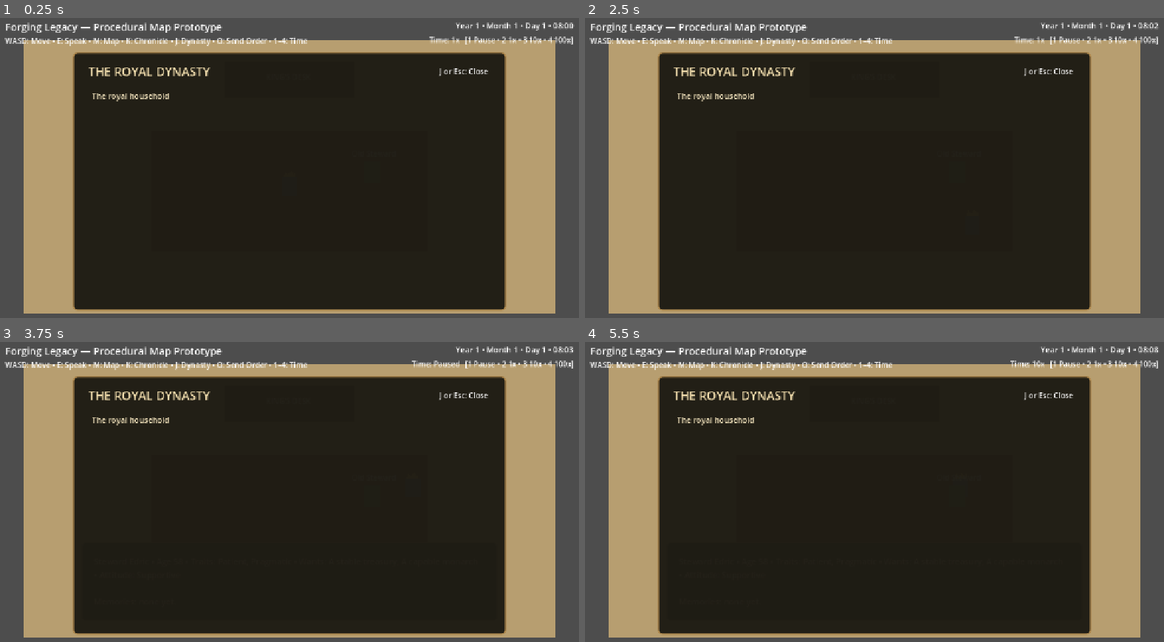
Above: before the commit, frames 1-4 (two rows, left to right).
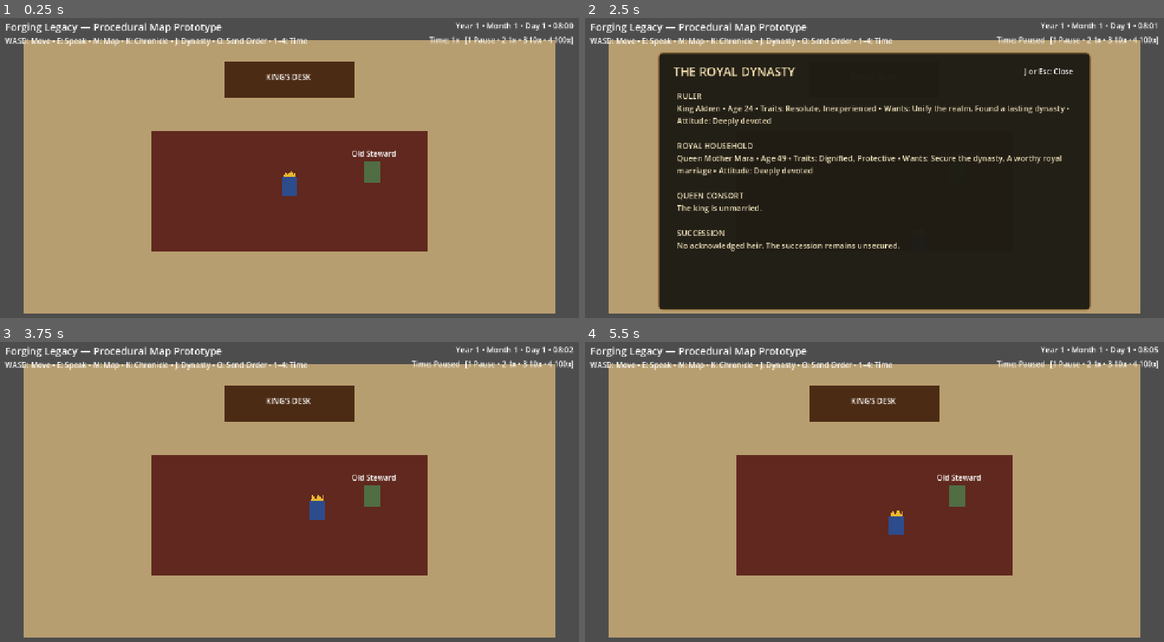
Above: after the commit, the same moments.

Repository: thomasmcanerney-gif/forging-legacy-game
Game: Godot game, scene res://scenes/main.tscn
Same seed, same stepped clock (60 frames per second), same inputs: the game is played once before the commit and once after it.
Inputs (mouse positions are in pixels of both pictures, inside the frame that each line leads up to):
- Up to frame 1 (0.25 s): no input
- Up to frame 2 (2.5 s): tap Enter at 0.5 s; move the mouse to (1001, 159) at 0.52 s; hold D (move_right) 0.53-1.28 s; tap E (interact) at 0.6, 1.25, 1.55, 2.1 s; click (1001, 159) at 0.67 s; tap J at 0.8, 1.35, 2.3 s; move the mouse to (758, 192) at 1.27 s; hold S (move_down) 1.28-2.03 s; move the mouse to (932, 105) at 2.02 s; hold D (move_right) from 2.03 s (still down)
- Up to frame 3 (3.75 s): tap Enter at 2.75 s; move the mouse to (260, 567) at 2.77 s; release D (move_right) at 2.78 s; hold W (move_up) 2.78-3.53 s; tap J at 2.85 s; click (260, 567) at 2.92 s; tap E (interact) at 3.05, 3.5 s; move the mouse to (468, 552) at 3.52 s; hold A (move_left) from 3.53 s (still down); tap 1 at 3.6 s
- Up to frame 4 (5.5 s): tap J at 3.8, 5.3 s; tap Enter at 4.25 s; move the mouse to (695, 450) at 4.27 s; tap 2 at 4.35 s; tap E (interact) at 4.55, 5 s; move the mouse to (903, 501) at 5.02 s; release A (move_left) at 5.03 s; hold S (move_down) from 5.03 s (still down); tap 3 at 5.1 s; click (903, 501) at 5.17 s

The runs differ from the first frame. In frame 1, 64% of the frame differs, in the area x 12-88%, y 11-98%; in frame 2, 3.4%; in frame 3, 64%; in frame 4, 64%, in the area x 12-99%, y 1-98%.

Commit message:
Add marriage council and interactive dynasty screen

Diff:
--- a/scripts/main.gd
+++ b/scripts/main.gd
@@ -19,11 +19,15 @@
 @onready var messenger_marker: Polygon2D = $UI/MapPanel/ProceduralMap/Messenger
 @onready var chronicle_panel: Panel = $UI/ChroniclePanel
 @onready var chronicle_text: RichTextLabel = $UI/ChroniclePanel/ChronicleText
+@onready var dynasty_panel: Panel = $UI/DynastyPanel
+@onready var dynasty_text: Label = $UI/DynastyPanel/DynastyText
+@onready var dynasty_help: Label = $UI/DynastyPanel/DynastyHelp
 
 var diplomacy_system: DiplomacySystem = DiplomacySystem.new()
 var foreign_event_system: ForeignEventSystem = ForeignEventSystem.new()
 var regional_decision_system: RegionalDecisionSystem = RegionalDecisionSystem.new()
 var chronicle: Chronicle = Chronicle.new()
+var dynasty_system: DynastySystem = DynastySystem.new()
 var dialogue_open: bool = false
 var map_open: bool = false
 var world_view: bool = false
@@ -31,15 +35,19 @@
 var selected_kingdom_id: String = "player"
 var chronicle_open: bool = false
 var speed_before_chronicle: float = 1.0
+var dynasty_open: bool = false
+var speed_before_dynasty: float = 1.0
 
 func _ready() -> void:
 	add_child(diplomacy_system)
 	add_child(foreign_event_system)
 	add_child(regional_decision_system)
+	add_child(dynasty_system)
 	dialogue_panel.visible = false
 	prompt.visible = false
 	map_panel.visible = false
 	chronicle_panel.visible = false
+	dynasty_panel.visible = false
 	messenger_marker.visible = false
 	procedural_map.setup(kingdom_state)
 	procedural_map.region_clicked.connect(_select_region_by_id)
@@ -59,6 +67,7 @@
 	foreign_event_system.event_resolved.connect(_on_foreign_event_resolved)
 	regional_decision_system.crisis_arrived.connect(_on_regional_crisis_arrived)
 	regional_decision_system.decision_requested.connect(_on_regional_decision_requested)
+	dynasty_system.marriage_council_called.connect(_on_marriage_council_called)
 	_on_time_changed(game_time.get_display_text())
 	_on_speed_changed(game_time.get_speed_name())
 	_update_map_mode_text()
@@ -69,13 +78,14 @@
 	messenger_system.advance(delta, game_time.speed_multiplier)
 	foreign_event_system.advance(delta, game_time.speed_multiplier)
 	regional_decision_system.advance(delta, game_time.speed_multiplier)
+	dynasty_system.advance(delta, game_time.speed_multiplier)
 	if diplomacy_system.active:
 		var diplomatic_target: WorldKingdomData = kingdom_state.get_world_kingdom(diplomacy_system.target_id)
 		var diplomatic_ruler: CharacterData = kingdom_state.get_ruler_for_kingdom(diplomacy_system.target_id)
 		diplomacy_system.advance(delta, game_time.speed_multiplier, diplomatic_target, diplomatic_ruler)
 	var close_enough: bool = player.global_position.distance_to(advisor.global_position) < 90.0
-	prompt.visible = close_enough and not dialogue_open and not map_open and not chronicle_open
-	if close_enough and Input.is_action_just_pressed("interact") and not map_open and not chronicle_open:
+	prompt.visible = close_enough and not dialogue_open and not map_open and not chronicle_open and not dynasty_open
+	if close_enough and Input.is_action_just_pressed("interact") and not map_open and not chronicle_open and not dynasty_open:
 		_set_dialogue_open(not dialogue_open)
 		if dialogue_open:
 			var steward: CharacterData = kingdom_state.get_character("steward")
@@ -93,6 +103,11 @@
 			KEY_4: game_time.set_speed(100.0)
 			KEY_M: _toggle_map()
 			KEY_K: _toggle_chronicle()
+			KEY_J: _toggle_dynasty()
+			KEY_E:
+				if dynasty_system.is_waiting_for_marriage(): _choose_spouse("elara")
+			KEY_S:
+				if dynasty_system.is_waiting_for_marriage(): _choose_spouse("sabine")
 			KEY_V:
 				if map_open: _toggle_world_view()
 			KEY_T:
@@ -115,10 +130,59 @@
 			KEY_P:
 				if regional_decision_system.is_waiting_for_decision(): _choose_regional_response("pardon")
 			KEY_ESCAPE:
-				if chronicle_open: _set_chronicle_open(false)
+				if dynasty_open and not dynasty_system.is_waiting_for_marriage(): _set_dynasty_open(false)
+				elif chronicle_open: _set_chronicle_open(false)
 				elif map_open and not foreign_event_system.is_waiting_for_decision() and not regional_decision_system.is_waiting_for_decision(): _set_map_open(false)
 
+func _toggle_dynasty() -> void:
+	if foreign_event_system.is_waiting_for_decision() or regional_decision_system.is_waiting_for_decision() or dynasty_system.is_waiting_for_marriage():
+		return
+	_set_dynasty_open(not dynasty_open)
+
+func _set_dynasty_open(open: bool) -> void:
+	dynasty_open = open
+	dynasty_panel.visible = open
+	if open:
+		if map_open: _set_map_open(false)
+		if dialogue_open: _set_dialogue_open(false)
+		if chronicle_open: _set_chronicle_open(false)
+		speed_before_dynasty = game_time.speed_multiplier
+		game_time.set_speed(0.0)
+		_refresh_dynasty_text()
+	else:
+		game_time.set_speed(speed_before_dynasty)
+	player.set_movement_enabled(not open and not map_open and not dialogue_open and not chronicle_open)
+	prompt.visible = false
+
+func _refresh_dynasty_text() -> void:
+	if dynasty_system.is_waiting_for_marriage():
+		var elara: CharacterData = kingdom_state.get_character("elara")
+		var sabine: CharacterData = kingdom_state.get_character("sabine")
+		dynasty_text.text = "THE MARRIAGE COUNCIL\n\nE — LADY ELARA OF RIVERLANDS\n%s\n\nA diplomatic match favored by merchants and peacemakers.\n\nS — LADY SABINE OF THE WESTERN HILLS\n%s\n\nA powerful match favored by soldiers and the western nobility." % [elara.get_summary(), sabine.get_summary()]
+		dynasty_help.text = "Choose E: Elara • S: Sabine"
+		return
+	var king: CharacterData = kingdom_state.get_character("player_king")
+	var queen_mother: CharacterData = kingdom_state.get_character("queen_mother")
+	var spouse: CharacterData = kingdom_state.get_character(dynasty_system.spouse_id) if not dynasty_system.spouse_id.is_empty() else null
+	dynasty_text.text = dynasty_system.get_family_summary(king, queen_mother, spouse)
+	dynasty_help.text = "J or Esc: Close"
+
+func _choose_spouse(candidate_id: String) -> void:
+	if not dynasty_system.choose_spouse(candidate_id): return
+	var spouse: CharacterData = kingdom_state.get_character(candidate_id)
+	var queen_mother: CharacterData = kingdom_state.get_character("queen_mother")
+	if spouse != null:
+		spouse.title = "Queen"
+		spouse.remember("royal_marriage", "King Aldren chose her as his queen", 20)
+	if queen_mother != null:
+		queen_mother.remember("aldren_married", "The king secured the royal marriage", 8)
+	var match_description: String = "Lady Elara of Riverlands, a diplomatic and compassionate noblewoman." if candidate_id == "elara" else "Lady Sabine of the Western Hills, a bold and ambitious noblewoman."
+	_record_chronicle("Dynasty", "The Marriage of King Aldren", "King Aldren took as his queen %s" % match_description)
+	dynasty_help.text = "The royal marriage is concluded • J or Esc: Close"
+	_refresh_dynasty_text()
+
 func _toggle_chronicle() -> void:
+	if dynasty_open: return
 	if foreign_event_system.is_waiting_for_decision() or regional_decision_system.is_waiting_for_decision():
 		return
 	_set_chronicle_open(not chronicle_open)
@@ -143,7 +207,7 @@
 		chronicle_text.text = chronicle.get_display_text()
 
 func _toggle_map() -> void:
-	if chronicle_open: return
+	if chronicle_open or dynasty_open: return
 	if (foreign_event_system.is_waiting_for_decision() or regional_decision_system.is_waiting_for_decision()) and map_open:
 		return
 	_set_map_open(not map_open)
@@ -478,3 +542,9 @@
 func _on_regional_decision_requested(text: String) -> void:
 	_update_map_mode_text()
 	map_status.text += "\n\n" + text
+
+func _on_marriage_council_called(text: String) -> void:
+	_record_chronicle("Dynasty", "The Marriage Council", text)
+	game_time.set_speed(0.0)
+	_set_dynasty_open(true)
+	_refresh_dynasty_text()
